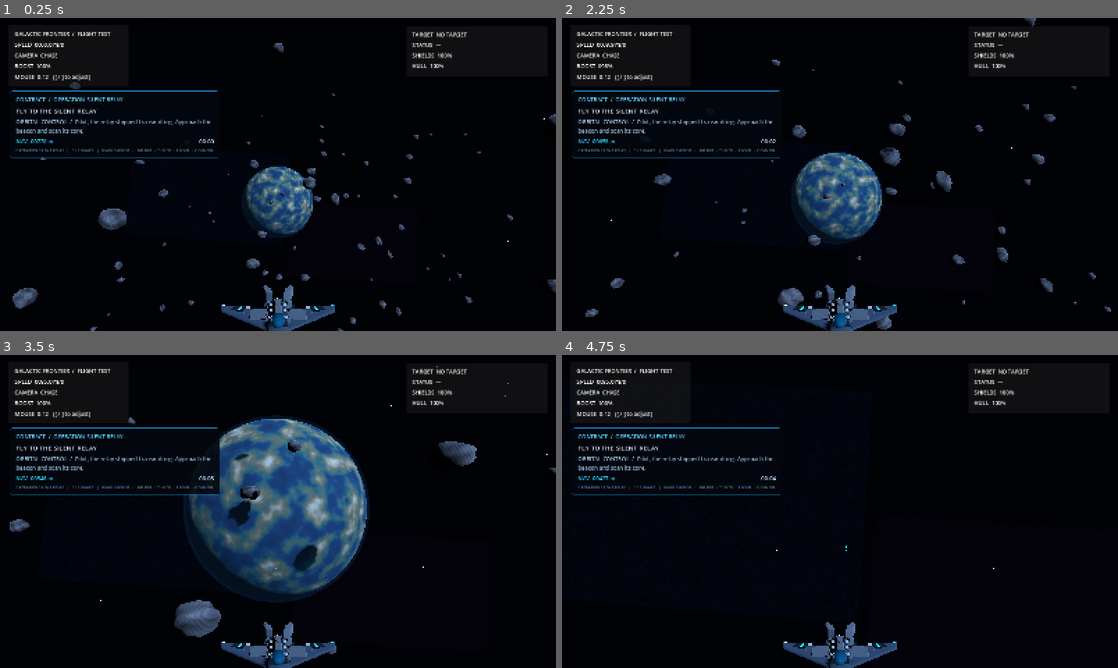
Above: before the commit, frames 1-4 (two rows, left to right).
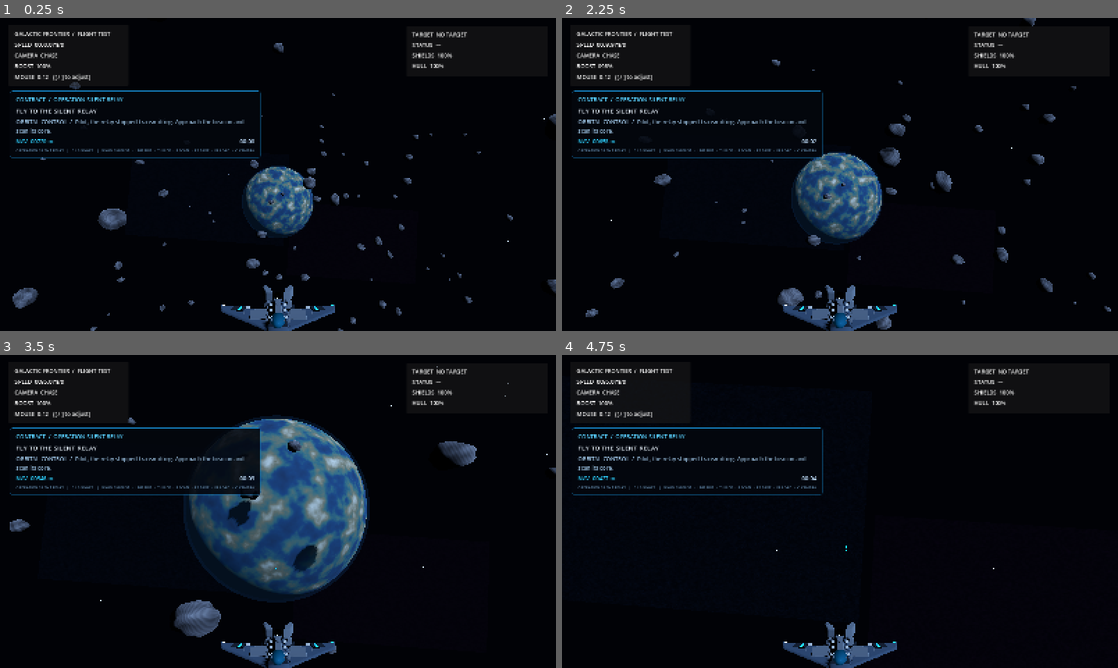
Above: after the commit, the same moments.

Repository: valdissor1990-ui/GALACTIC-FRONTIER
Game: Godot game, scene res://scenes/bootstrap/main.tscn
Two runs of this game, one before a commit and one after it. Both use one fixed random seed, a clock stepped at 60 frames per second and the inputs below.
Inputs (mouse positions are in pixels of both pictures, inside the frame that each line leads up to):
- Up to frame 1 (0.25 s): no input
- Up to frame 2 (2.25 s): tap Enter at 0.5 s; move the mouse to (867, 174) at 0.52 s; hold Shift (boost) 0.53-1.28 s; hold W (move_forward) from 0.53 s (still down); tap F at 0.8, 1.35 s; move the mouse to (812, 174) at 1.27 s; tap Shift (boost) at 1.55 s; move the mouse to (851, 168) at 2.02 s; hold Shift (boost) from 2.03 s (still down)
- Up to frame 3 (3.5 s): keep holding W (move_forward); tap F at 2.3 s; move the mouse to (272, 517) at 2.77 s; release Shift (boost) at 2.78 s; click (272, 517) at 2.85 s; tap Shift (boost) at 3.05 s
- Up to frame 4 (4.75 s): keep holding W (move_forward); move the mouse to (878, 514) at 3.52 s; hold Y (target_clear) 3.53-4.28 s; tap F at 3.8 s; move the mouse to (795, 508) at 4.27 s; tap T (target_lock) at 4.35 s; tap Shift (boost) at 4.55 s

The runs differ from the first frame. In frame 1, 0.4% of the frame differs, in the area x 2-47%, y 23-45%; in frame 2, 0.5%; in frame 3, 1.7%; in frame 4, 0.4%.

Commit message:
Add quick save and checkpoint restore to Silent Relay mission

Diff:
--- a/scripts/demo/demo_mission_director.gd
+++ b/scripts/demo/demo_mission_director.gd
@@ -70,12 +70,128 @@
 	if not (event is InputEventKey):
 		return
 	var key_event := event as InputEventKey
-	if not key_event.pressed or key_event.echo or key_event.keycode != KEY_F:
-		return
-	if stage == MissionStage.SCAN_RELAY and _distance_to_objective() <= 95.0:
-		_complete_relay_scan()
-	elif stage == MissionStage.SCAN_WRECK and _distance_to_objective() <= 95.0:
-		_complete_wreck_scan()
+	if not key_event.pressed or key_event.echo:
+		return
+	match key_event.keycode:
+		KEY_F5:
+			_save_quick_slot()
+			get_viewport().set_input_as_handled()
+		KEY_F9:
+			_load_quick_slot()
+			get_viewport().set_input_as_handled()
+		KEY_F:
+			if stage == MissionStage.SCAN_RELAY and _distance_to_objective() <= 95.0:
+				_complete_relay_scan()
+			elif stage == MissionStage.SCAN_WRECK and _distance_to_objective() <= 95.0:
+				_complete_wreck_scan()
+			get_viewport().set_input_as_handled()
+
+
+func _save_quick_slot() -> void:
+	if player == null or not is_instance_valid(player):
+		return
+	var damageable := player.get_node_or_null("Damageable") as Damageable
+	var payload := {
+		"game_id": "galactic_frontier_silent_relay",
+		"player": {
+			"position": _vector_to_array(player.global_position),
+			"rotation": _vector_to_array(player.global_rotation),
+			"velocity": _vector_to_array(player.velocity),
+			"boost": player.boost_amount,
+			"hull": damageable.current_hull if damageable != null else 100.0,
+			"shield": damageable.current_shield if damageable != null else 60.0
+		},
+		"mission": {
+			"stage": int(stage),
+			"wave_index": wave_index,
+			"mission_seconds": mission_seconds,
+			"objective_position": _vector_to_array(_objective_position)
+		}
+	}
+	var result: Dictionary = SaveSlots.save_slot("quick", payload)
+	if result.ok:
+		_set_radio("LOCAL SYSTEM", "Quick save stored. Press F9 to restore this checkpoint.")
+	else:
+		_set_radio("LOCAL SYSTEM", "Save failed: %s" % str(result.get("error", "unknown error")))
+
+
+func _load_quick_slot() -> void:
+	if player == null or not is_instance_valid(player):
+		return
+	var result: Dictionary = SaveSlots.load_slot("quick")
+	if not result.ok:
+		_set_radio("LOCAL SYSTEM", "No usable quick save: %s" % str(result.get("error", "unknown error")))
+		return
+	var payload: Variant = result.get("payload", {})
+	if not payload is Dictionary or payload.get("game_id", "") != "galactic_frontier_silent_relay":
+		_set_radio("LOCAL SYSTEM", "Quick save belongs to an unsupported game state.")
+		return
+	var player_data: Variant = payload.get("player", {})
+	var mission_data: Variant = payload.get("mission", {})
+	if not player_data is Dictionary or not mission_data is Dictionary:
+		_set_radio("LOCAL SYSTEM", "Quick save data is incomplete.")
+		return
+
+	player.global_position = _array_to_vector(player_data.get("position"), player.global_position)
+	player.global_rotation = _array_to_vector(player_data.get("rotation"), player.global_rotation)
+	player.velocity = _array_to_vector(player_data.get("velocity"), Vector3.ZERO)
+	player.boost_amount = clampf(float(player_data.get("boost", player.boost_amount)), 0.0, player.flight_config.boost_capacity if player.flight_config != null else 10.0)
+
+	var damageable := player.get_node_or_null("Damageable") as Damageable
+	if damageable != null:
+		damageable.current_hull = clampf(float(player_data.get("hull", damageable.max_hull)), 1.0, damageable.max_hull)
+		damageable.current_shield = clampf(float(player_data.get("shield", damageable.max_shield)), 0.0, damageable.max_shield)
+		damageable._is_destroyed = false
+		damageable._time_since_damage = 0.0
+		damageable.hull_changed.emit(damageable.current_hull, damageable.max_hull)
+		damageable.shield_changed.emit(damageable.current_shield, damageable.max_shield)
+
+	stage = clampi(int(mission_data.get("stage", MissionStage.OUTBOUND)), MissionStage.OUTBOUND, MissionStage.FAILED) as MissionStage
+	wave_index = clampi(int(mission_data.get("wave_index", 0)), 0, 3)
+	mission_seconds = maxf(0.0, float(mission_data.get("mission_seconds", 0.0)))
+	_objective_position = _array_to_vector(mission_data.get("objective_position"), RELAY_POSITION)
+	_next_wave_timer = -1.0
+	_clear_hostile_wave()
+
+	var beacon_tint := Color(0.08, 0.78, 1.0)
+	if stage == MissionStage.INVESTIGATE_WRECK or stage == MissionStage.SCAN_WRECK or stage == MissionStage.DEFEND_WRECK:
+		beacon_tint = Color(1.0, 0.62, 0.18)
+	elif stage == MissionStage.RETURN_HOME or stage == MissionStage.COMPLETE:
+		beacon_tint = Color(0.18, 1.0, 0.62)
+	_move_beacon(_objective_position, beacon_tint)
+
+	if stage == MissionStage.DEFEND_RELAY or stage == MissionStage.DEFEND_WRECK:
+		var restored_wave := maxi(1, wave_index)
+		wave_index = restored_wave - 1
+		_spawn_wave()
+	else:
+		enemies_remaining = 0
+	_update_hud()
+	_set_radio("LOCAL SYSTEM", "Quick save restored. Mission checkpoint loaded.")
+
+
+func _clear_hostile_wave() -> void:
+	for hostile in get_tree().get_nodes_in_group("hostile_fighters"):
+		if is_instance_valid(hostile):
+			hostile.get_parent().remove_child(hostile)
+			hostile.queue_free()
+	enemies_remaining = 0
+
+
+func _vector_to_array(value: Vector3) -> Array:
+	return [value.x, value.y, value.z]
+
+
+func _array_to_vector(value: Variant, fallback: Vector3) -> Vector3:
+	if not value is Array or value.size() != 3:
+		return fallback
+	var components: Array[float] = []
+	for item in value:
+		var component := float(item)
+		if not is_finite(component):
+			return fallback
+		components.append(component)
+	return Vector3(components[0], components[1], components[2])
 
 
 func _update_mission(delta: float) -> void:
@@ -197,7 +313,7 @@
 		completed_waves = 3 + wave_index - 1
 	elif stage == MissionStage.RETURN_HOME or stage == MissionStage.COMPLETE:
 		completed_waves = 6
-	_progress_label.text = "OPERATION SILENT RELAY   |   %d / %d WAVES   |   WASD / MOUSE  •  LMB FIRE  •  T LOCK  •  F SCAN  •  C CAMERA" % [completed_waves, total_waves]
+	_progress_label.text = "OPERATION SILENT RELAY   |   %d / %d WAVES   |   WASD / MOUSE  •  LMB FIRE  •  T LOCK  •  F SCAN  •  F5 SAVE  •  F9 LOAD  •  C CAMERA" % [completed_waves, total_waves]
 
 
 func _build_mission_hud() -> void:
